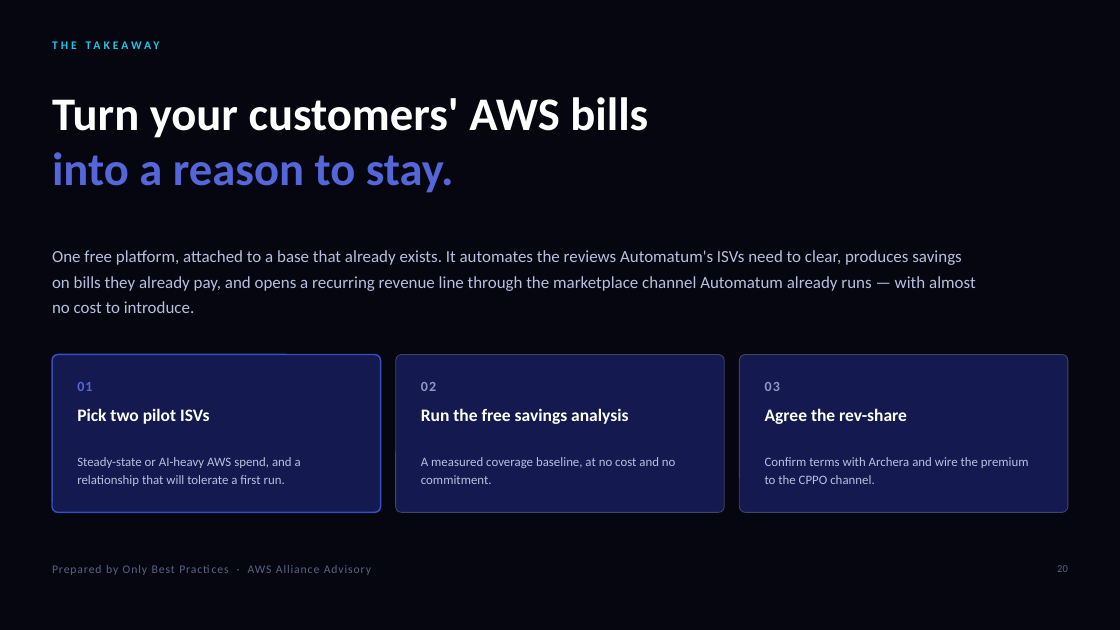
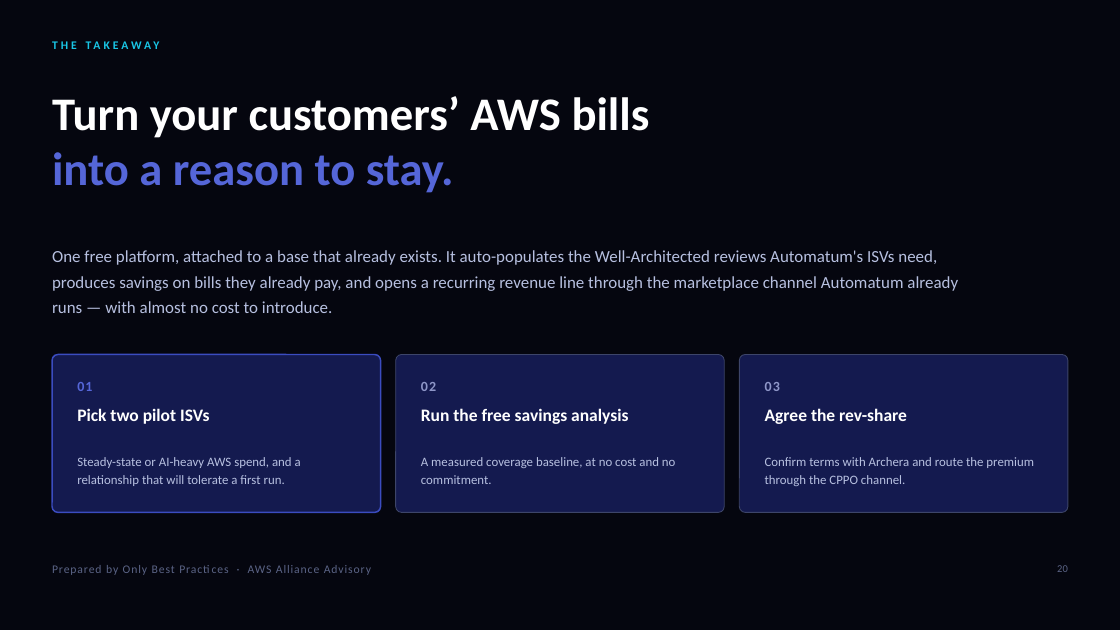
Before and after one commit to KianteEvans/barberbook, a slide deck: slide 20 of decks/Archera-for-Automatum.pptx. Drawn at 1120x630 pixels with LibreOffice and Linux fonts; fonts in the diff are those of the drawing. Boxes give left, top, right and bottom in pixels: in the first picture for what was removed or moved away, otherwise in the second. Text is boxed around its words. In the diff, an @@ line names an element or a change of style, - is before the commit and + after.

```diff
--- a/decks/Archera-for-Automatum.pptx
+++ b/decks/Archera-for-Automatum.pptx
@@ text at [52, 96, 650, 193]: text changed @@
-Turn your customers' AWS bills
-into a reason to stay.
+Turn your customers’ AWS bills
+into a reason to stay.
@@ text at [52, 250, 958, 313]: text changed @@
-One free platform, attached to a base that already exists. It automates the reviews Automatum's ISVs need to clear, produces savings on bills they already pay, and opens a recurring revenue line through the marketplace channel Automatum already runs — with almost no cost to introduce.
+One free platform, attached to a base that already exists. It auto-populates the Well-Architected reviews Automatum's ISVs need, produces savings on bills they already pay, and opens a recurring revenue line through the marketplace channel Automatum already runs — with almost no cost to introduce.
@@ text at [765, 457, 1034, 486]: text changed @@
-Confirm terms with Archera and wire the premium to the CPPO channel.
+Confirm terms with Archera and route the premium through the CPPO channel.
```
Also in this commit, not shown: 19 other slides changed, 2 other files.
